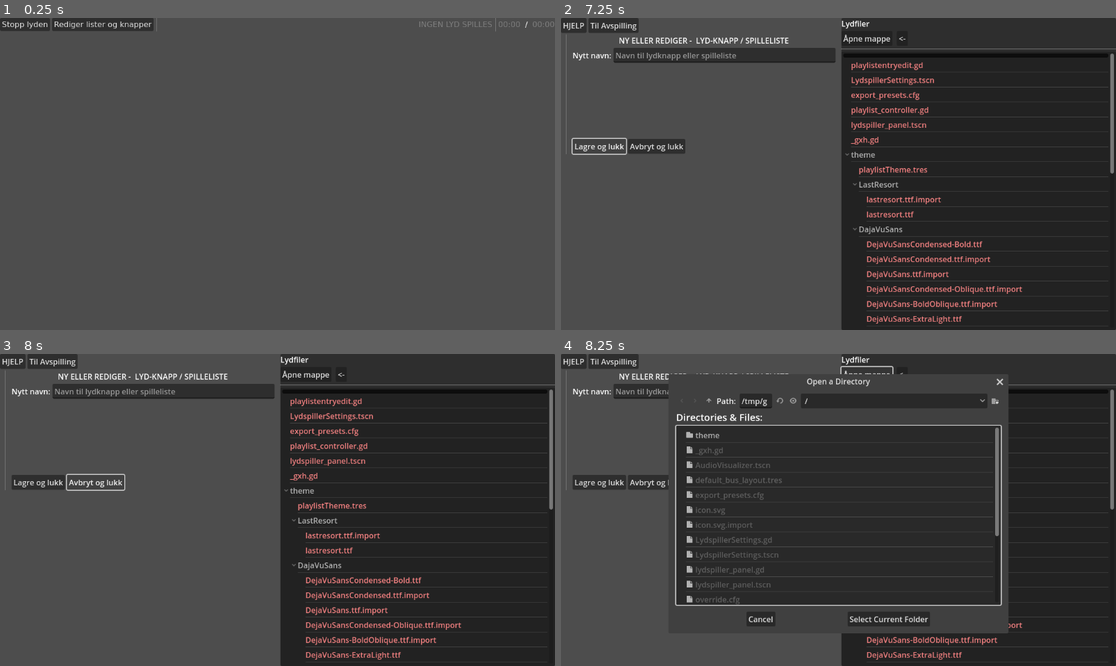
Above: before the commit, frames 1-4 (two rows, left to right).
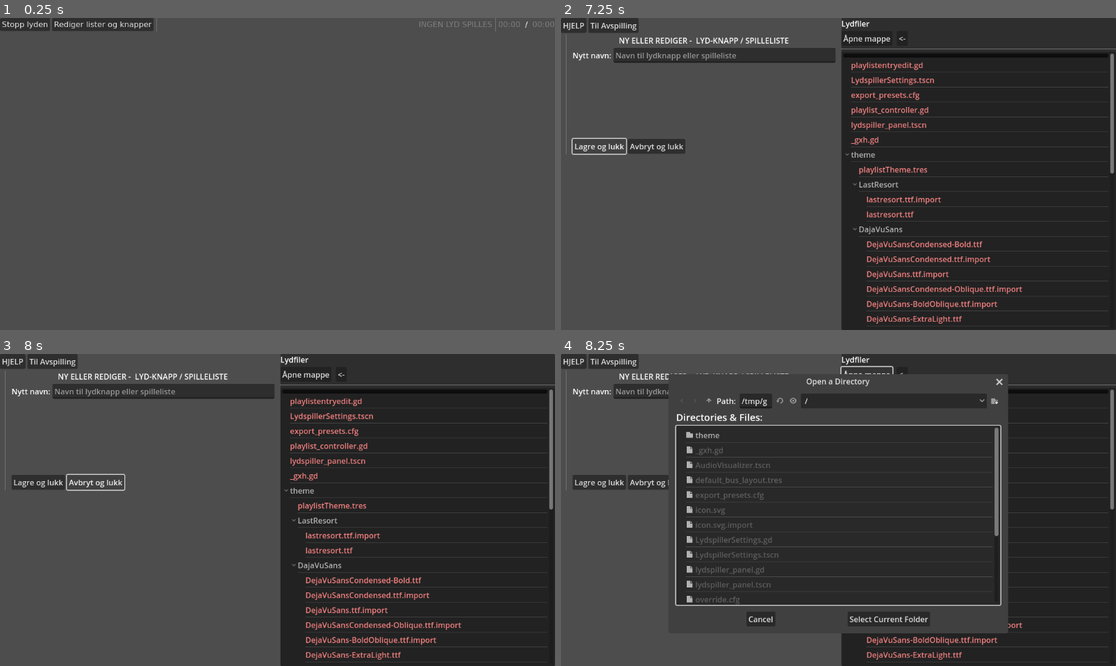
Above: after the commit, the same moments.

Repository: KvaGram/fotballklubb_music_app
Game: Godot game, scene res://lydspiller_panel.tscn
The game is run twice, just before and just after one commit, with the same random seed, the same clock (stepped at 60 frames per second) and the same inputs.
Inputs (mouse positions are in pixels of both pictures, inside the frame that each line leads up to):
- Up to frame 1 (0.25 s): no input
- Up to frame 2 (7.25 s): click "Stopp lyden" at 0.5 s; click "Rediger lister og knapper" at 1.25 s; click (721, 55) at 2.02 s; type "Alex" at 2.1 s; click "Til Avspilling" at 2.75 s; click "Stopp lyden" at 3.5 s; click "Rediger lister og knapper" at 4.25 s; click "HJELP" at 5 s; click "OK" at 5.75 s; click "Lagre og lukk" at 6.5 s
- Up to frame 3 (8 s): click "Avbryt og lukk" at 7.25 s
- Up to frame 4 (8.25 s): click "Åpne mappe" at 8 s

Frames 1-3 are identical in both runs. In frame 4, 0.4% of the frame differs, in the area x 44-81%, y 7-88%.

Commit message:
implement stop feature in playlist/playbutton

Diff:
--- a/lydspiller_panel.gd
+++ b/lydspiller_panel.gd
@@ -5,6 +5,7 @@
 
 var audio:AudioStreamPlayer
 var was_playing_audio:bool = false
+var wasStopped:bool = false #flags that the stop function was used to stop audio. list should not advance, and autoplay should be bypassed.
 var controller_callback:PlaylistController = null
 #var playlist_mode:bool = false
 var playlistdata:Dictionary = {}
@@ -48,9 +49,10 @@
 func onAudioFinished():
 	#if autoplay, call it from callback
 	if controller_callback != null && is_instance_valid(controller_callback):
-		controller_callback.next()
-		controller_callback.visualizer.disabled = true
-		if controller_callback.getAuto():
+		if not wasStopped:
+			controller_callback.next()
+		controller_callback.setPlaying(false)
+		if not wasStopped and controller_callback.getAuto():
 			controller_callback.onPlayPressed()
 			return
 	#reset playinfo
@@ -60,6 +62,7 @@
 	%Audioinfo.tooltip_text = ""
 	%audiolength.text = "00:00"
 	%audiotime.text = "00:00"
+	wasStopped = false
 
 #populates the gridPlayElements with playlistcontroller instances.
 func populateGrid():
@@ -72,6 +75,7 @@
 		var n:PlaylistController = playlistcontroller.instantiate()
 		n.setPlaylist(e)
 		n.play.connect(play)
+		n.stop.connect(stop)
 		var i = e.get("list_index", -1)
 		if(i < 0 or i > entries.size()):
 			entries.append(n) #in the event of indecies missing or out of range
@@ -86,16 +90,18 @@
 
 func stop():
 	audio.stop()
+	wasStopped = true
 
 func play(path:String, callback:PlaylistController = null):
 	#disable old visualizer if applicable
 	if controller_callback != null && is_instance_valid(controller_callback):
-		controller_callback.visualizer.disabled = true
+		controller_callback.setPlaying(false)
 		#pass
 	#set new callback refrence
 	controller_callback = callback
 	#enable new visualizer
-	callback.visualizer.disabled = false
+	if(callback):
+		callback.setPlaying(true)
 	audio.stream = load_audio(path)
 	audio.play()
 	%Visualizer.disabled = false
--- a/playlist_controller.gd
+++ b/playlist_controller.gd
@@ -6,11 +6,14 @@
 
 var list:PackedStringArray
 var listName:String
+var _playing:bool = false
 
 @onready var visualizer = %visualizer
 
 #The track to play, self-refrence (for callback)
 signal play(track, listcon)
+#local stop-button
+signal stop()
 
 func setPlaylist(newListdata:Dictionary):
 	listdata = newListdata
@@ -70,4 +73,15 @@
 	refresh()
 
 func onPlayPressed():
-	emit_signal("play", list[getIndex()], self)
+	if _playing:
+		emit_signal("stop")
+	else:
+		emit_signal("play", list[getIndex()], self)
+
+func isPlaying()->bool:
+	return _playing
+func setPlaying(value:bool):
+	_playing = value
+	visualizer.disabled = !_playing
+	for btn in [%btnPlay1, %btnPlay2]:
+		btn.text = "■" if _playing else "▶"
--- a/playlist_controller.tscn
+++ b/playlist_controller.tscn
@@ -130,10 +130,11 @@
 [node name="VSeparator2" type="VSeparator" parent="tabContent/listaudioplayer"]
 layout_mode = 2
 
-[node name="PlayButton" type="Button" parent="tabContent/listaudioplayer"]
+[node name="btnPlay1" type="Button" parent="tabContent/listaudioplayer"]
+unique_name_in_owner = true
 layout_mode = 2
 theme_override_font_sizes/font_size = 40
-text = "▶ "
+text = "▶"
 
 [node name="singleaudioplayer" type="VBoxContainer" parent="tabContent"]
 visible = false
@@ -172,18 +173,19 @@
 tooltip_text = "Når aktivert vil låten spiller om igjen og om igjen til autospill er deaktivert, bruker trykker på \"Stopp lyden\" eller bruker starter en annen lyd."
 text = "autospill"
 
-[node name="PlayButton" type="Button" parent="tabContent/singleaudioplayer"]
+[node name="btnPlay2" type="Button" parent="tabContent/singleaudioplayer"]
+unique_name_in_owner = true
 layout_mode = 2
 size_flags_horizontal = 3
 size_flags_vertical = 3
 size_flags_stretch_ratio = 5.0
 theme_override_font_sizes/font_size = 40
-text = "▶ "
+text = "▶"
 
 [connection signal="toggled" from="tabContent/listaudioplayer/listbox/trackinfo/HBoxContainer/btnAutoplay1" to="." method="setAuto"]
 [connection signal="pressed" from="tabContent/listaudioplayer/listbox/listcontroller/PrevTrack" to="." method="prev"]
 [connection signal="pressed" from="tabContent/listaudioplayer/listbox/listcontroller/boxIndex/ResetButton" to="." method="reset"]
 [connection signal="pressed" from="tabContent/listaudioplayer/listbox/listcontroller/NextTrack" to="." method="next"]
-[connection signal="pressed" from="tabContent/listaudioplayer/PlayButton" to="." method="onPlayPressed"]
+[connection signal="pressed" from="tabContent/listaudioplayer/btnPlay1" to="." method="onPlayPressed"]
 [connection signal="toggled" from="tabContent/singleaudioplayer/HBoxContainer/btnAutoplay2" to="." method="setAuto"]
-[connection signal="pressed" from="tabContent/singleaudioplayer/PlayButton" to="." method="onPlayPressed"]
+[connection signal="pressed" from="tabContent/singleaudioplayer/btnPlay2" to="." method="onPlayPressed"]
